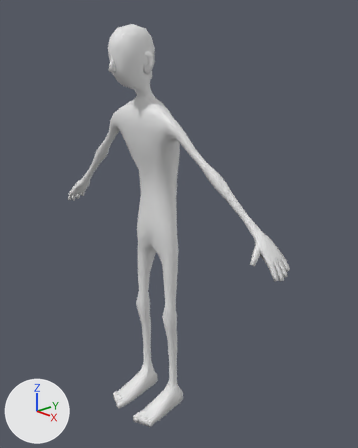
One commit to the Blender file assets/models/human_elder_male/human_elder_male_thin.blend: the scene before it, then after it.
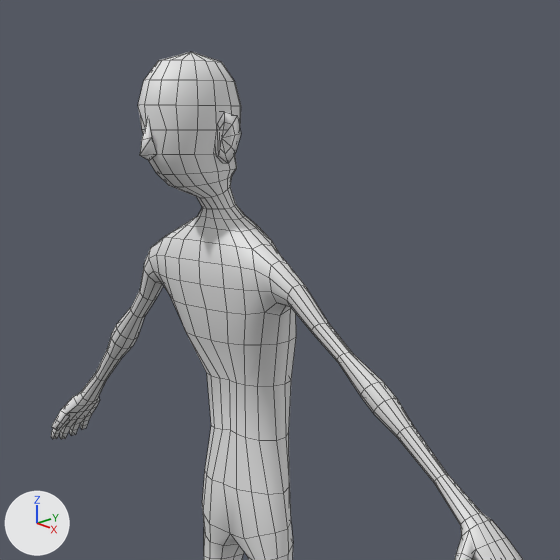
Each version is shown whole from a 50 mm camera at (1.514, -1.28, 1.558) aimed at (0.083, 0.048, 0.879), then close up on the part from 12% to 84% of the width and 0% to 57% of the height. The lights are fixed; the arrows at lower left show +X, +Y and +Z. The older version's two pictures come first. The close-ups show mesh edges as thin lines.

Names of what the first close-up shows: 'Body'.
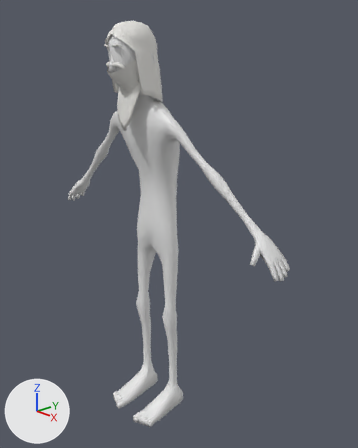
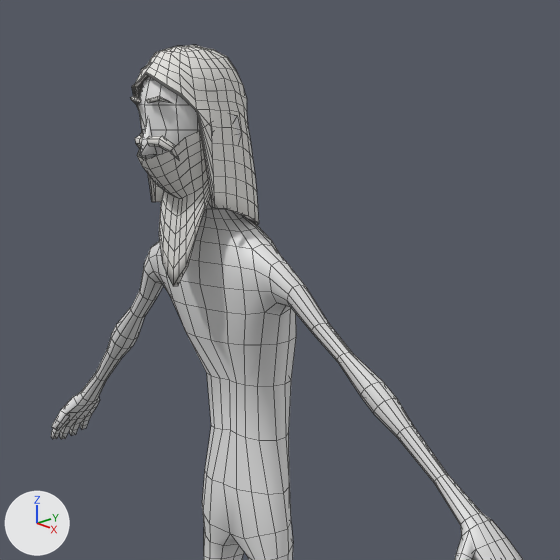
Location of each change, [x1, y1, x2, y2] in pixels of the close-ups (560 x 560 px):
'Hair_long_white_beard', added: after [131, 45, 259, 286]

The change, as a list of edits to the scene's bpy script:
```text
Add mat_hairwhite:
    mat_hairwhite = principled_material('HairWhite')
    mat_hairwhite.base_color = (0.8, 0.79, 0.76)  # white #e7e6e2
    mat_hairwhite.roughness = 0.6
Add me_hair_long_white_beard:
    me_hair_long_white_beard.from_pydata(...)  # 859 vertices, 826 faces; spans x -0.088..0.09, y -0.209..0.013, z 1.276..1.661
    me_hair_long_white_beard.polygons.foreach_set('use_smooth', [True] * 826)
    me_hair_long_white_beard.materials.append(mat_hairwhite)  # white #e7e6e2
Add ob_hair_long_white_beard:
    ob_hair_long_white_beard = bpy.data.objects.new('Hair_long_white_beard', me_hair_long_white_beard)
    ob_hair_long_white_beard.location = (0.0, 0.0, 0.0)
```
